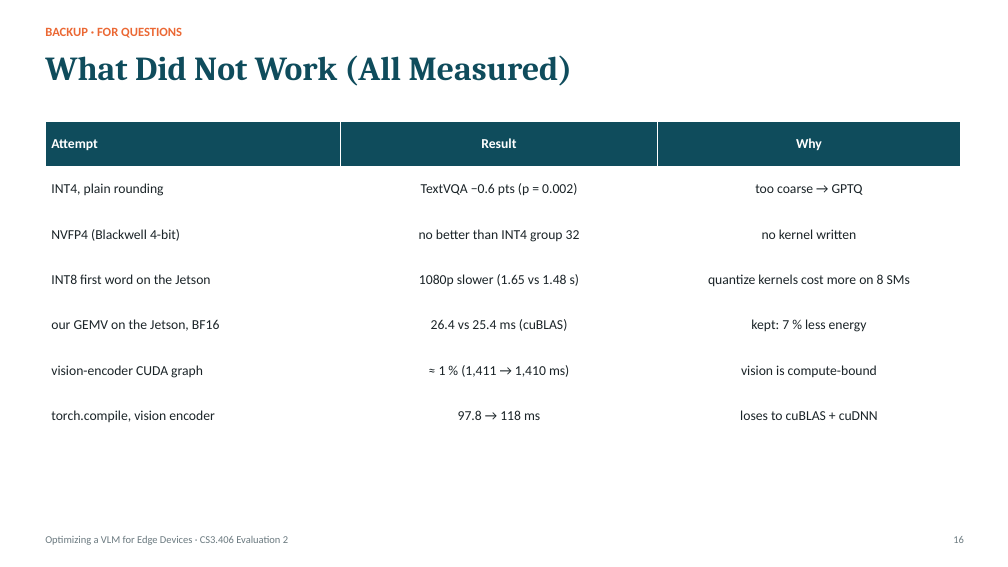
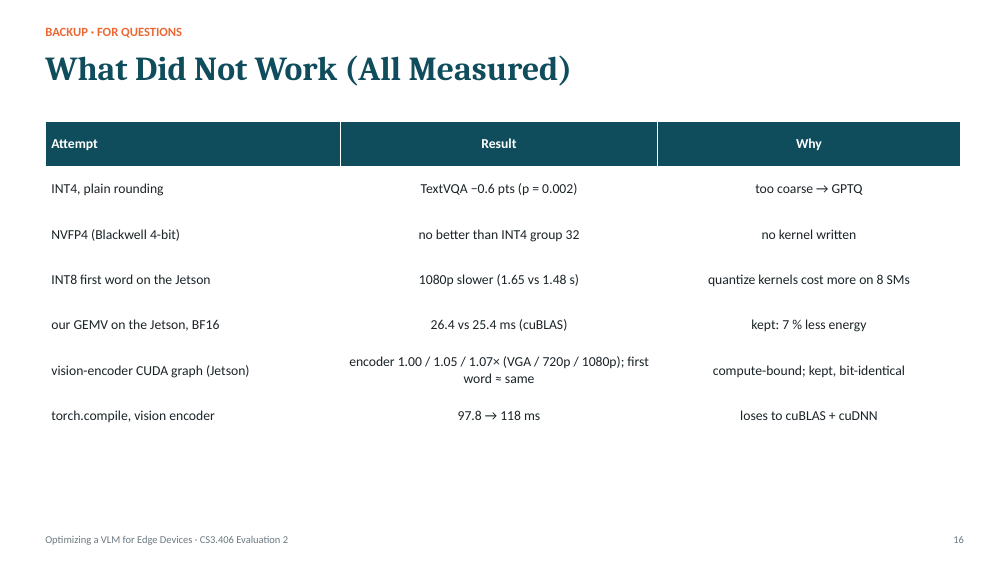
Before and after one commit to jainilbavishi24/LFM2.5-VL-Optimization, a slide deck: slide 16 of presentations/eval2/PAA_Eval2_Working_Prototype.pptx. Drawn at 1008x567 pixels with LibreOffice and Linux fonts; fonts in the diff are those of the drawing. Boxes give left, top, right and bottom in pixels: in the first picture for what was removed or moved away, otherwise in the second. Text is boxed around its words. In the diff, an @@ line names an element or a change of style, - is before the commit and + after.

Commit message:
vision graph on jetson: bit-identical, encoder up to 1.07x; log ablation + ncu; final eval 2 deck

```diff
--- a/presentations/eval2/PAA_Eval2_Working_Prototype.pptx
+++ b/presentations/eval2/PAA_Eval2_Working_Prototype.pptx
@@ table at [45, 121, 960, 439] @@
-row 6: vision-encoder CUDA graph | ≈ 1 % (1,411 → 1,410 ms) | vision is compute-bound
+row 6: vision-encoder CUDA graph (Jetson) | encoder 1.00 / 1.05 / 1.07× (VGA / 720p / 1080p); first word ≈ same | compute-bound; kept, bit-identical
```
Also in this commit, not shown: 3 other files.
